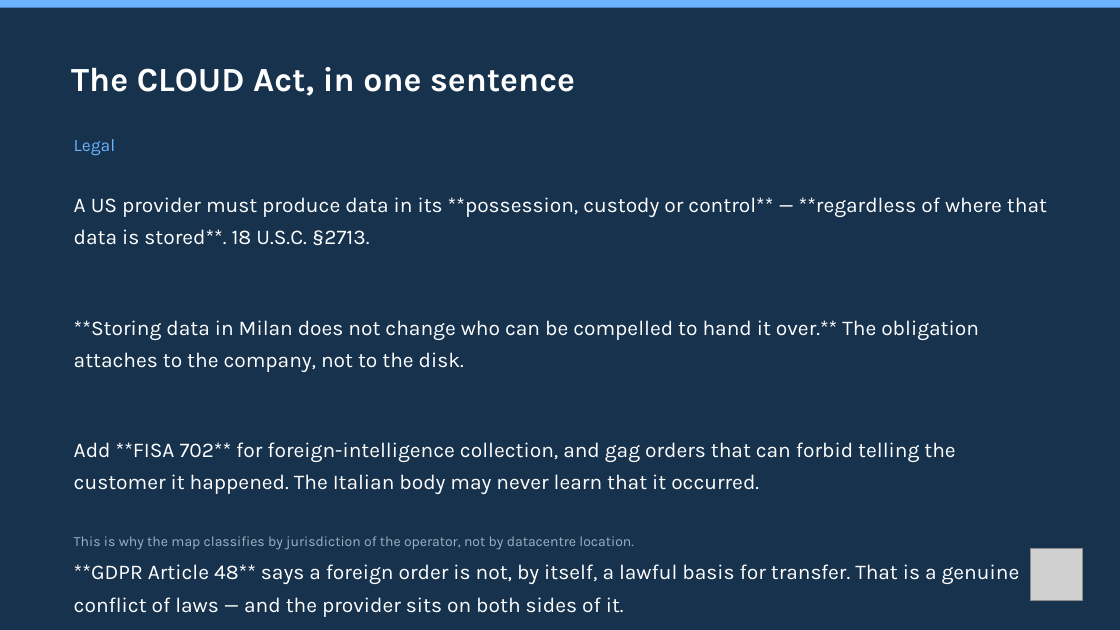
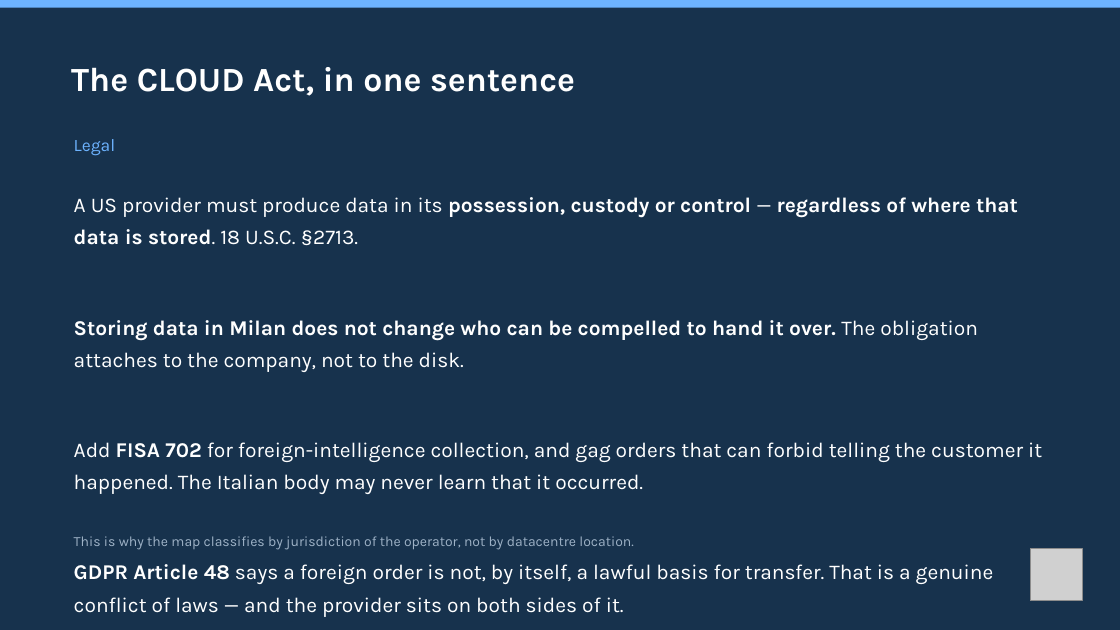
Before and after one commit to mxmap-it/osservatorio-nazionale-sovranita-digitale, a slide deck: slide 19 of static/slide/sfscon-2026-mxmap-italia.pptx. Drawn at 1120x630 pixels with LibreOffice and Linux fonts; fonts in the diff are those of the drawing; grey boxes stand for pictures. Boxes give left, top, right and bottom in pixels: in the first picture for what was removed or moved away, otherwise in the second. Text is boxed around its words. In the diff, an @@ line names an element or a change of style, - is before the commit and + after.

```diff
--- a/static/slide/sfscon-2026-mxmap-italia.pptx
+++ b/static/slide/sfscon-2026-mxmap-italia.pptx
@@ text at bbox=[74, 197, 1042, 617]: text changed @@
-A US provider must produce data in its **possession, custody or control** — **regardless of where that data is stored**. 18 U.S.C. §2713.
-**Storing data in Milan does not change who can be compelled to hand it over.** The obligation attaches to the company, not to the disk.
-Add **FISA 702** for foreign-intelligence collection, and gag orders that can forbid telling the customer it happened. The Italian body may never learn that it occurred.
-**GDPR Article 48** says a foreign order is not, by itself, a lawful basis for transfer. That is a genuine conflict of laws — and the provider sits on both sides of it.
+A US provider must produce data in its possession, custody or control — regardless of where that data is stored. 18 U.S.C. §2713.
+Storing data in Milan does not change who can be compelled to hand it over. The obligation attaches to the company, not to the disk.
+Add FISA 702 for foreign-intelligence collection, and gag orders that can forbid telling the customer it happened. The Italian body may never learn that it occurred.
+GDPR Article 48 says a foreign order is not, by itself, a lawful basis for transfer. That is a genuine conflict of laws — and the provider sits on both sides of it.
```
Also in this commit, not shown: 15 other slides changed, 1 slide added, 5 other files.
